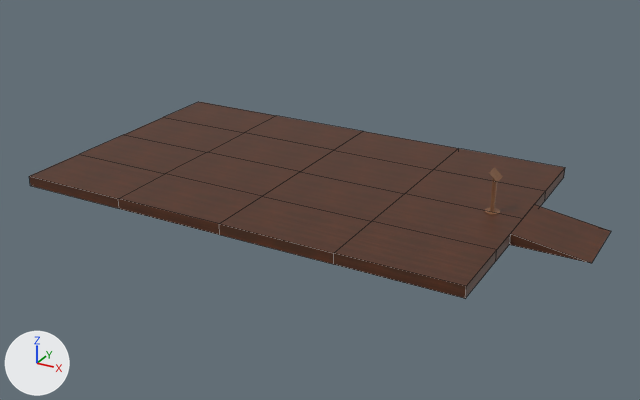
Before and after pictures for a commit that changed the FBX model Assets/Meshes/CurlingPiste.fbx.
Camera for both pictures: a 50 mm lens placed at (-17.66, 34.76, 9.72), pointed at (-28.57, 54.6, -0.19). The axes (+X, +Y, +Z) are drawn at lower left. The lights are the same throughout. Mesh edges are drawn as thin lines on the coarser meshes. Where no turn or scale is listed for an object, it has been applied to the vertices.

Names of what the first picture shows: 'SolCurling'.
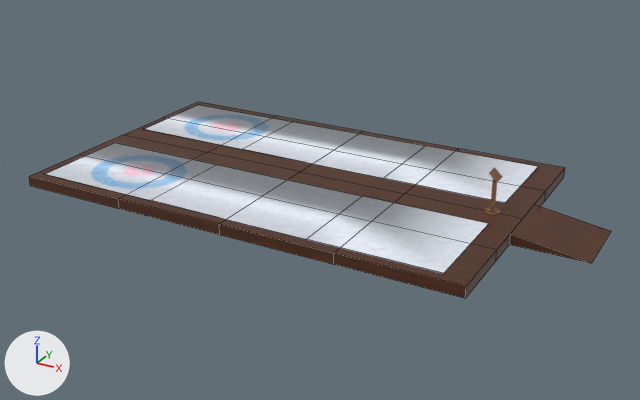
Commit message: Curling + Entrée

Where the change shows, as pixel boxes (x1, y1, x2, y2) in the pictures (640 x 400 px):
'PisteCurling', added
    after: (45, 104, 539, 274)

The edits, one by one:
Mesh me_plan_projet_hiver_029 is new.
It has 42 vertices, 32 faces and spans x -5.68..6.45, y -1.59..5.87, z -0.01..0.02.
It uses material mat_curling (picture img_curling_png).
Object 'PisteCurling' (ob_pistecurling) is new; it shows me_plan_projet_hiver_029.
Its location is (-30.08, 52.95, 0.31).
